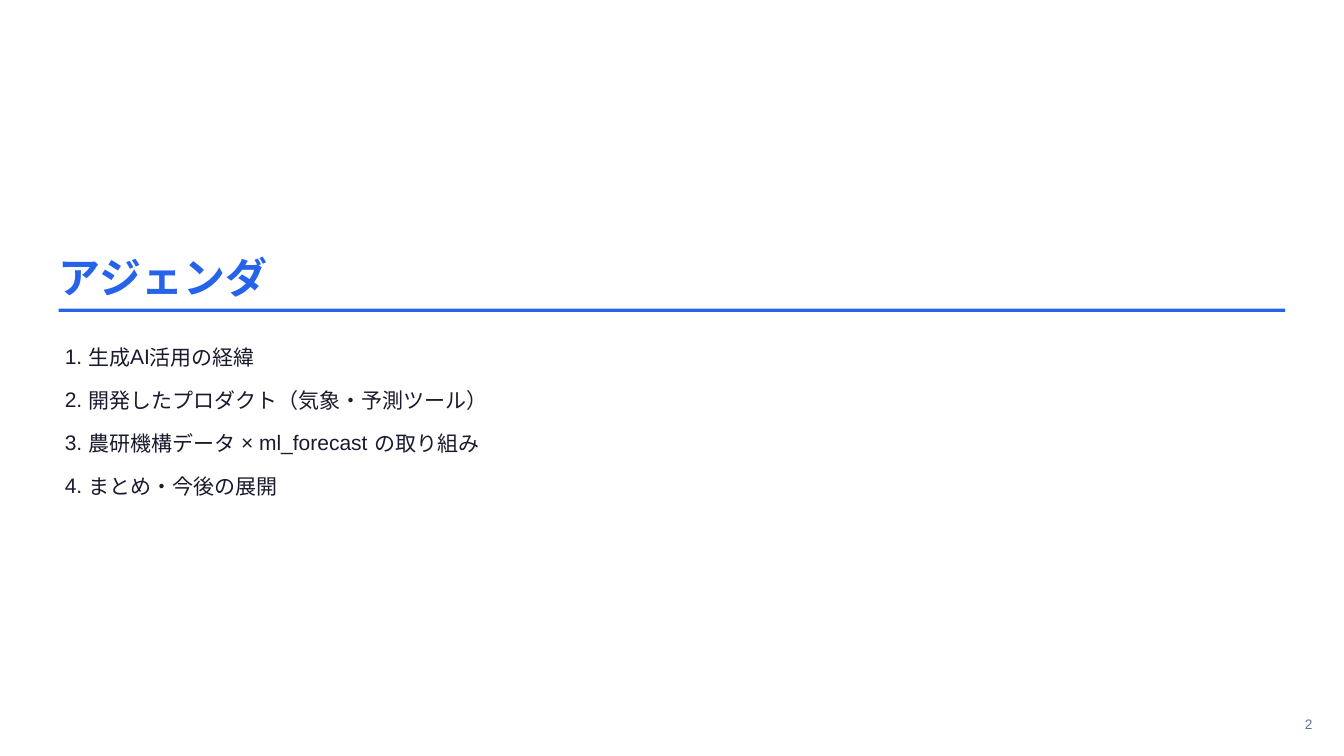
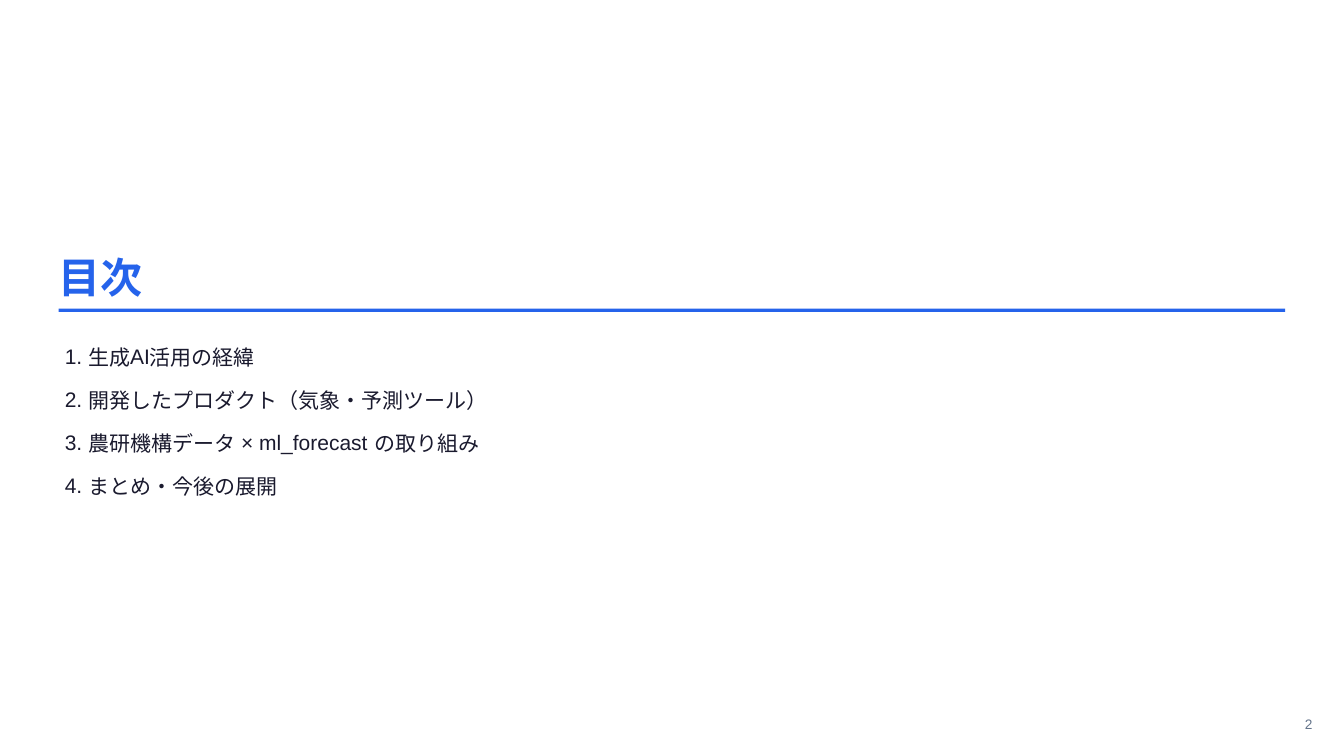
Before and after one commit to masauehr/marp_slides, a slide deck: slide 2 of slides/2026-07-01-ai-projects-intro.pptx. Drawn at 1344x756 pixels with LibreOffice and Linux fonts; fonts in the diff are those of the drawing. Boxes give left, top, right and bottom in pixels: in the first picture for what was removed or moved away, otherwise in the second. Text is boxed around its words. In the diff, an @@ line names an element or a change of style, - is before the commit and + after.

```diff
--- a/slides/2026-07-01-ai-projects-intro.pptx
+++ b/slides/2026-07-01-ai-projects-intro.pptx
@@ text at bbox=[59, 257, 143, 297]: text changed @@
-アジェンダ
+⽬次
```
Also in this commit, not shown: 2 other slides changed, 3 other files.
